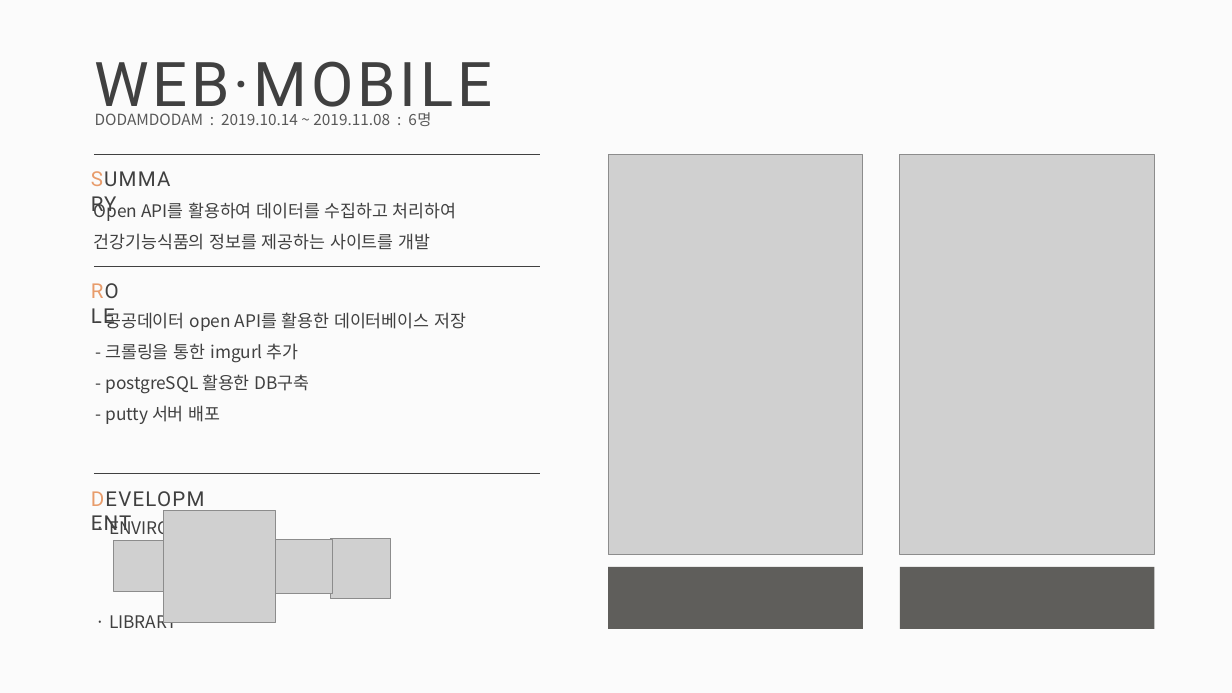
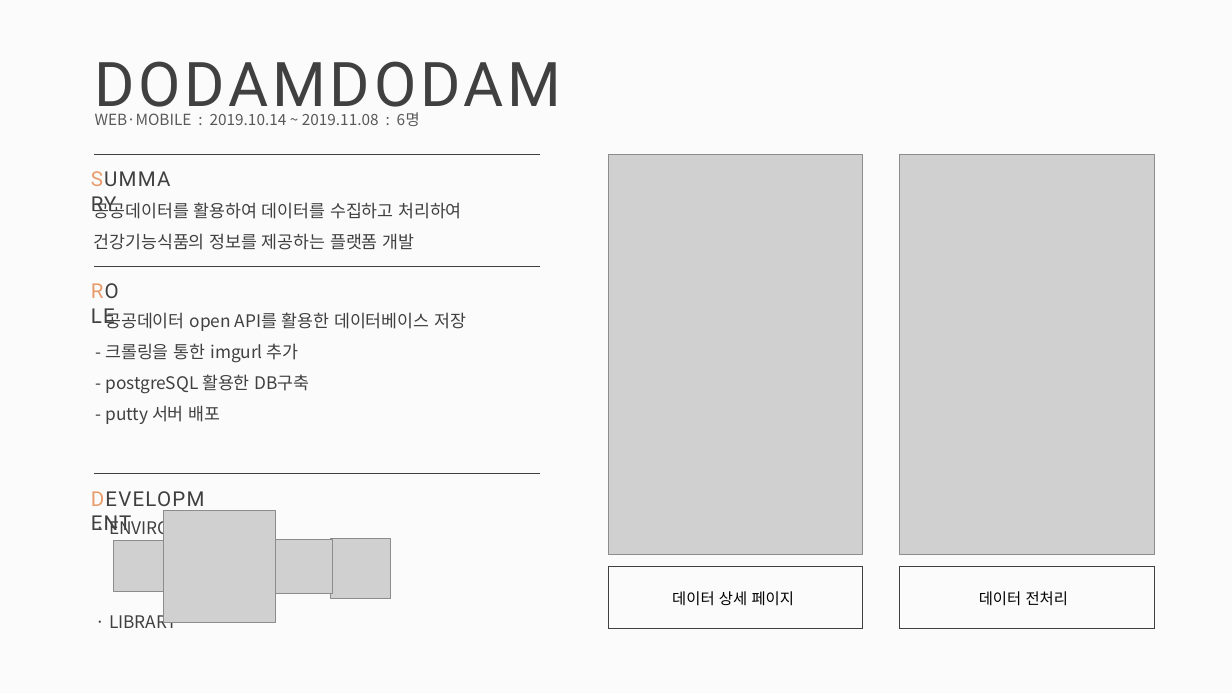
Before and after one commit to gvg4991/TIL, a slide deck: slide 5 of imustdoit/myeonjeob/세메스/세메스_pt면접.pptx (slide 6 before the commit). Drawn at 1232x693 pixels with LibreOffice and Linux fonts; fonts in the diff are those of the drawing; grey boxes stand for pictures. Boxes give left, top, right and bottom in pixels: in the first picture for what was removed or moved away, otherwise in the second. Text is boxed around its words. In the diff, an @@ line names an element or a change of style, - is before the commit and + after.

```diff
--- a/imustdoit/myeonjeob/세메스/세메스_pt면접.pptx
+++ b/imustdoit/myeonjeob/세메스/세메스_pt면접.pptx
@@ text at <box>94,61,561,121</box>: text changed @@
-WEB·MOBILE
+DODAMDODAM
@@ text at <box>95,112,420,126</box>: text changed @@
-DODAMDODAM : 2019.10.14 ~ 2019.11.08 : 6명
+WEB·MOBILE : 2019.10.14 ~ 2019.11.08 : 6명
@@ text at <box>94,199,462,250</box>: text changed @@
-Open API를 활용하여 데이터를 수집하고 처리하여
-건강기능식품의 정보를 제공하는 사이트를 개발
+공공데이터를 활용하여 데이터를 수집하고 처리하여
+건강기능식품의 정보를 제공하는 플랫폼 개발
@@ rounded rectangle at <box>608,567,863,628</box>: fill #5F5E5B to none; outline none to #404040 1 pt @@
@@ rounded rectangle at <box>900,567,1155,628</box>: fill #5F5E5B to none; outline none to #404040 1 pt @@
@@ text at <box>672,591,794,606</box>: text changed; size 10 to 12 pt; text colour #FFFFFF to #000000 @@
-design
+데이터 상세 페이지
@@ text at <box>979,591,1068,606</box>: text changed; size 10 to 12 pt; text colour #FFFFFF to #000000 @@
-concept
+데이터 전처리
```
Also in this commit, not shown: 4 other slides changed, 2 slides added, 2 slides removed, 9 other files.
